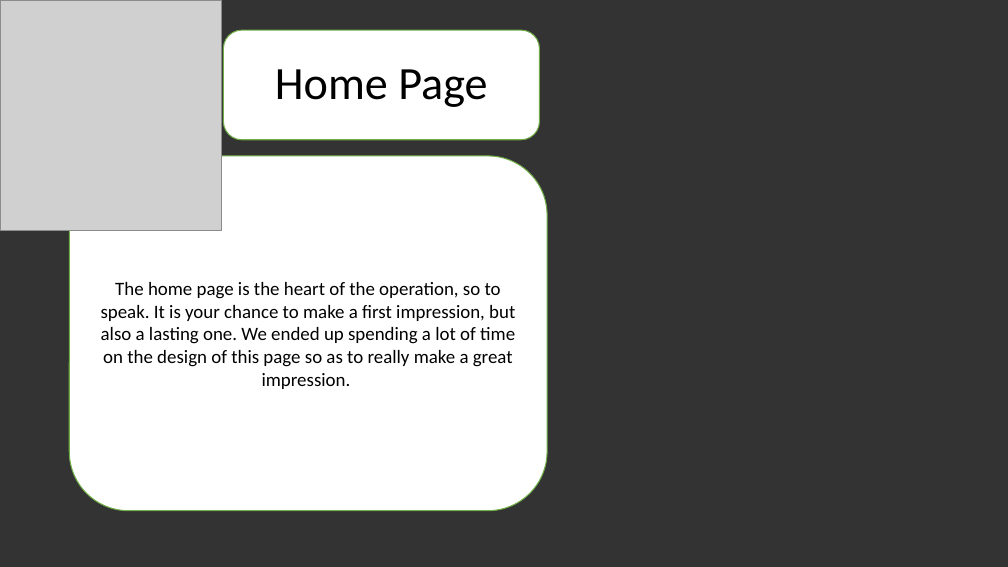
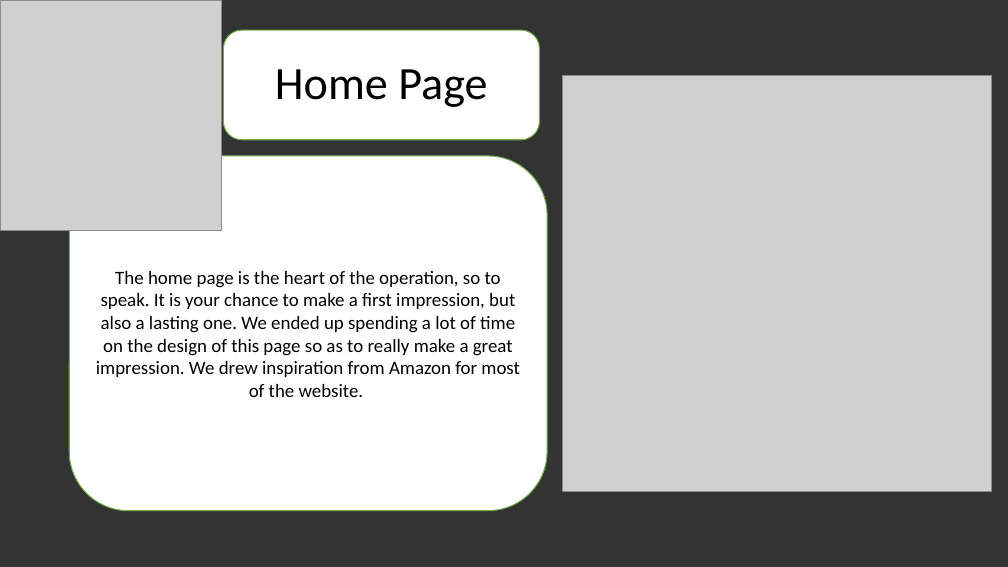
Before and after one commit to dinotrooper/CSE_3324_project, a slide deck: slide 2 of Project Docs/group07DCSPRikkAnderson.pptx. Drawn at 1008x567 pixels with LibreOffice and Linux fonts; fonts in the diff are those of the drawing; grey boxes stand for pictures. Boxes give left, top, right and bottom in pixels: in the first picture for what was removed or moved away, otherwise in the second. Text is boxed around its words. In the diff, an @@ line names an element or a change of style, - is before the commit and + after.

Commit message:
added screenshots to the powerpoint changed firstPage a bit

```diff
--- a/Project Docs/group07DCSPRikkAnderson.pptx
+++ b/Project Docs/group07DCSPRikkAnderson.pptx
@@ picture added at (563, 76, 992, 492) @@
@@ text in rounded rectangle at (96, 271, 520, 397): text changed @@
-The home page is the heart of the operation, so to speak. It is your chance to make a first impression, but also a lasting one. We ended up spending a lot of time on the design of this page so as to really make a great impression.
+The home page is the heart of the operation, so to speak. It is your chance to make a first impression, but also a lasting one. We ended up spending a lot of time on the design of this page so as to really make a great impression. We drew inspiration from Amazon for most of the website.
```
Also in this commit, not shown: 13 other slides changed, 1 other file.
